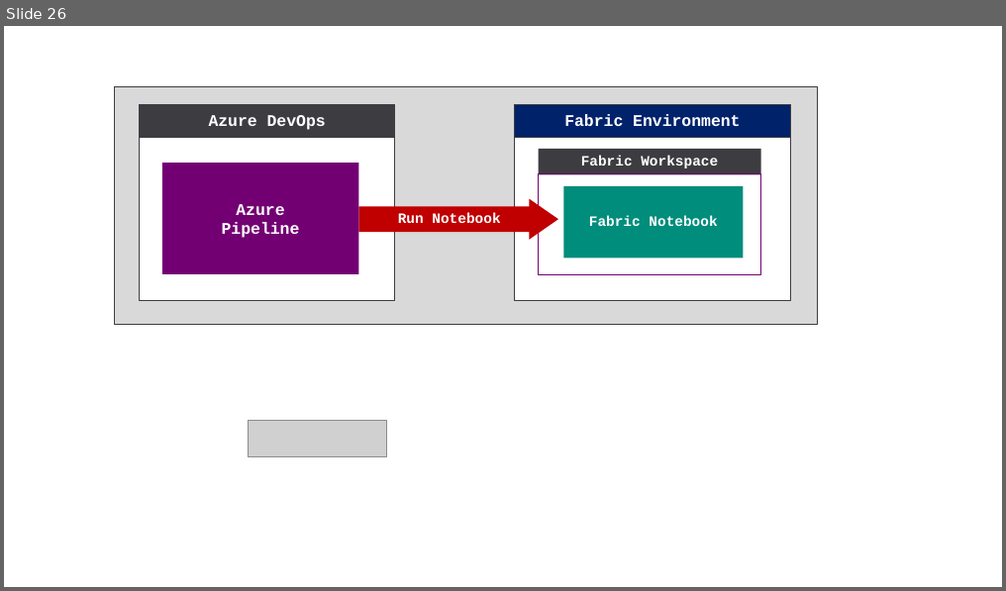
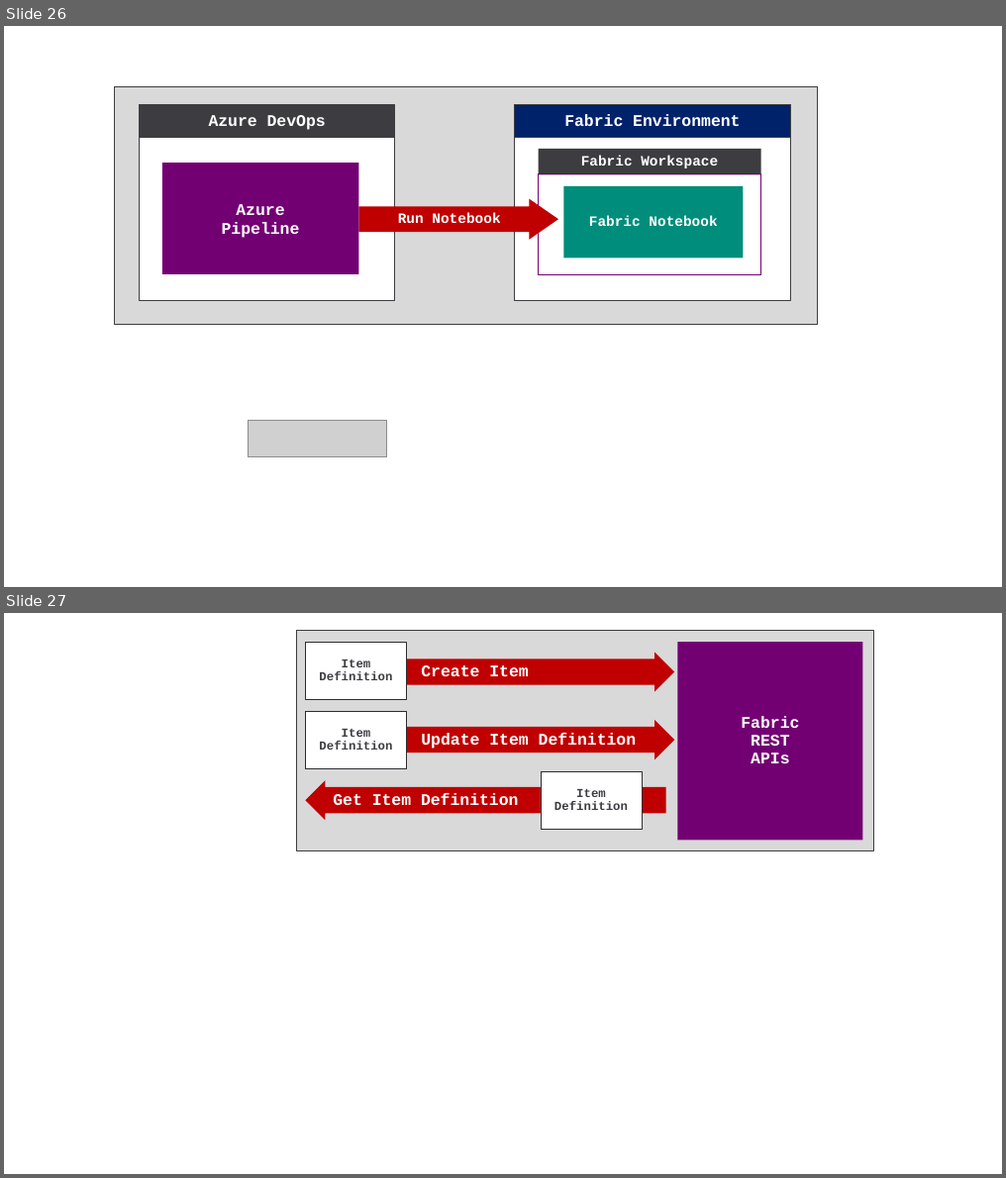
Before and after one commit to FabricDevCamp/fabric-cicd-whitepaper, a slide deck: Chapter01 - Graphics and Diagrams.pptx. Shown one above the other, each under a label of ours: slide 26 before the commit, slides 26 and 27 after it. The pictures are 1006x591 and 1006x1178 pixels, drawn with LibreOffice and Linux fonts; fonts in the diff are those of the drawing; grey boxes stand for pictures. Boxes give left, top, right and bottom in pixels: in the first picture for what was removed or moved away, otherwise in the second. Text is boxed around its words. In the diff, an @@ line names an element or a change of style, - is before the commit and + after.

```diff
--- a/Chapter01 - Graphics and Diagrams.pptx
+++ b/Chapter01 - Graphics and Diagrams.pptx
@@ slide 27 added at (4,613,1002,1174), background #FFFFFF @@
@@ rectangle added at (296,631,873,852), fill #D9D9D9, outline #3C3C41 0.75 pt @@
@@ rectangle added at (306,642,407,699), fill #FFFFFF, outline #2D2D31 0.75 pt, 12 pt, text #3C3C41, bold @@
+Item
+Definition
@@ rectangle added at (677,642,862,840), fill #730073, 16 pt, text #FFFFFF, bold @@
+Fabric
+REST
+APIs
@@ right arrow added at (407,652,674,691), fill #C00000, 16 pt, text #FFFFFF, bold @@
+Create Item
@@ rectangle added at (306,711,407,768), fill #FFFFFF, outline #2D2D31 0.75 pt, 12 pt, text #3C3C41, bold @@
+Item
+Definition
@@ right arrow added at (407,720,674,760), fill #C00000, 16 pt, text #FFFFFF, bold @@
+Update Item Definition
@@ right arrow added at (306,780,666,820), fill #C00000, 16 pt, text #FFFFFF, bold @@
+Get Item Definition
@@ rectangle added at (541,771,642,829), fill #FFFFFF, outline #2D2D31 0.75 pt, 12 pt, text #3C3C41, bold @@
+Item
+Definition
```
Also in this commit, not shown: 1 slide changed, 3 other files.
